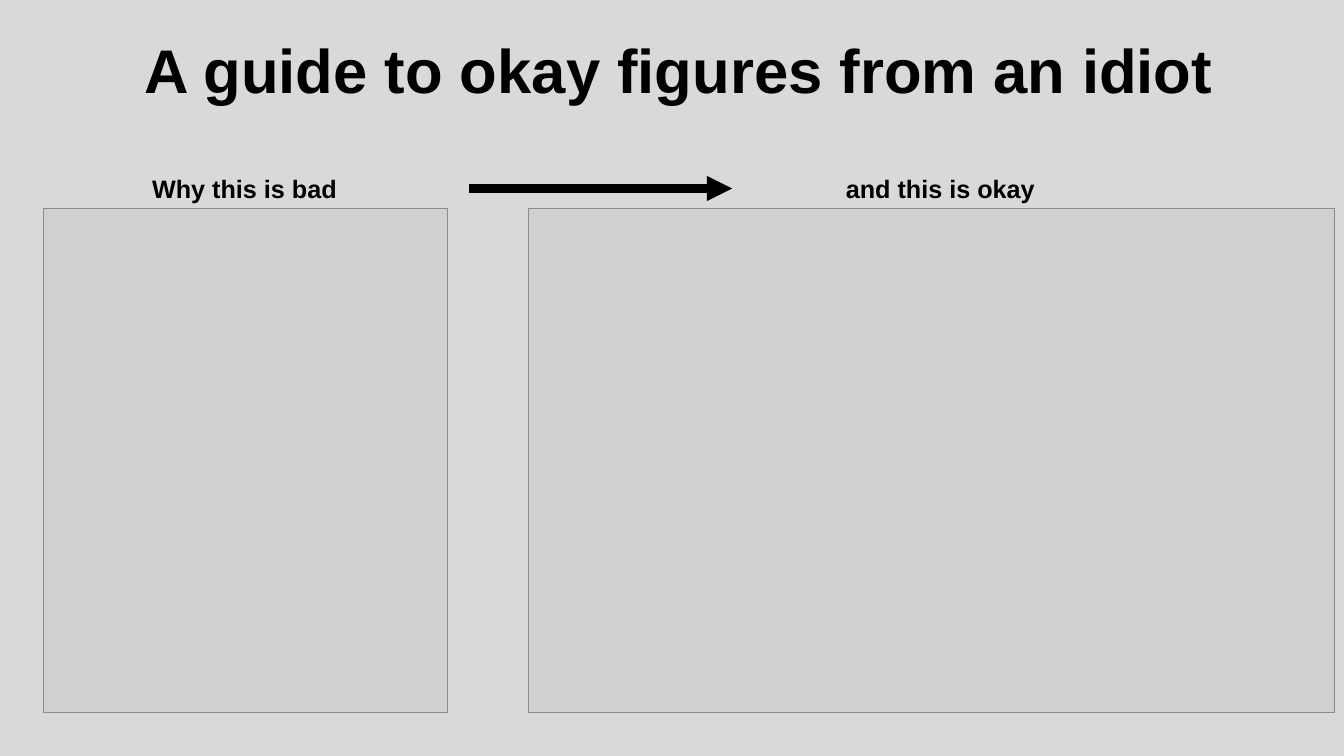
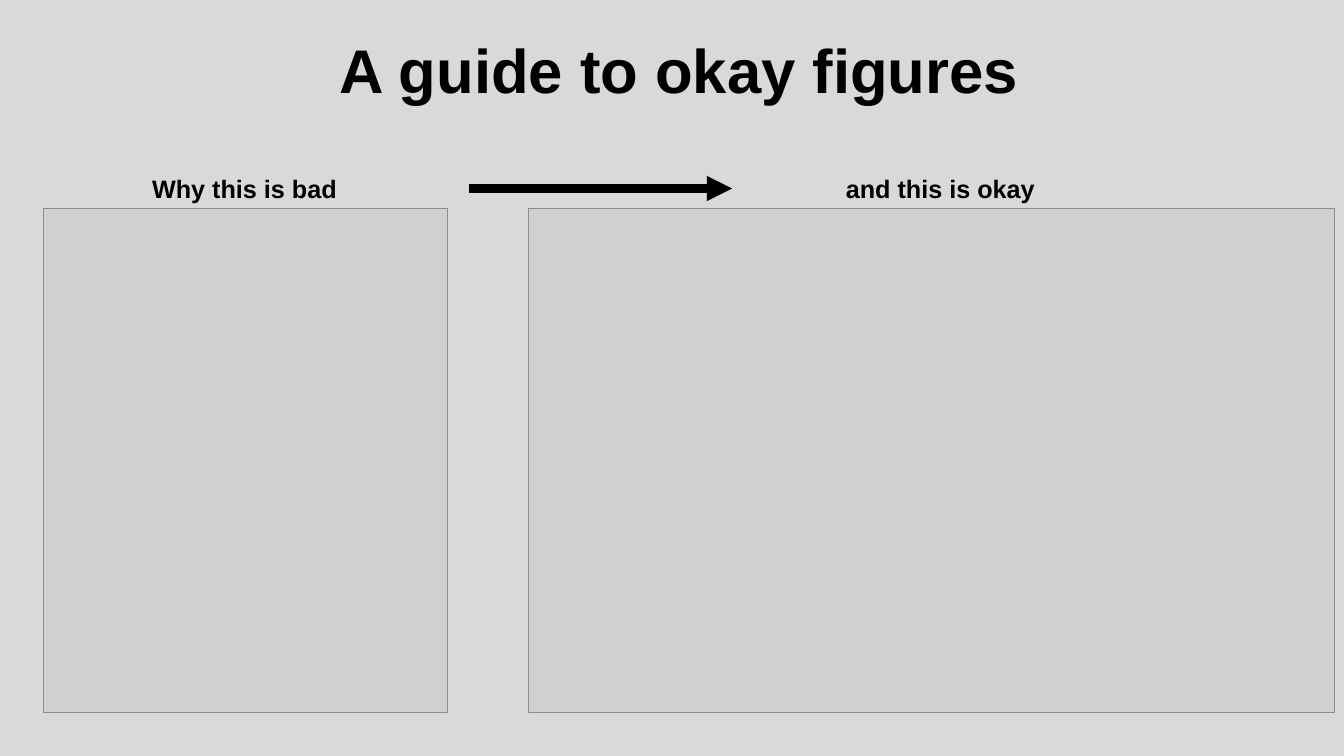
Before and after one commit to tparchman/GAIN_summer2022, a slide deck: slide 1 of day2_datavis/Philosophy_Figures.pptx. Drawn at 1344x756 pixels with LibreOffice and Linux fonts; fonts in the diff are those of the drawing; grey boxes stand for pictures. Boxes give left, top, right and bottom in pixels: in the first picture for what was removed or moved away, otherwise in the second. Text is boxed around its words. In the diff, an @@ line names an element or a change of style, - is before the commit and + after.

```diff
--- a/day2_datavis/Philosophy_Figures.pptx
+++ b/day2_datavis/Philosophy_Figures.pptx
@@ title at [340, 48, 1018, 104]: text changed @@
-A guide to okay figures from an idiot
+A guide to okay figures
```
Also in this commit, not shown: 1 other slide changed, 2 other files.
